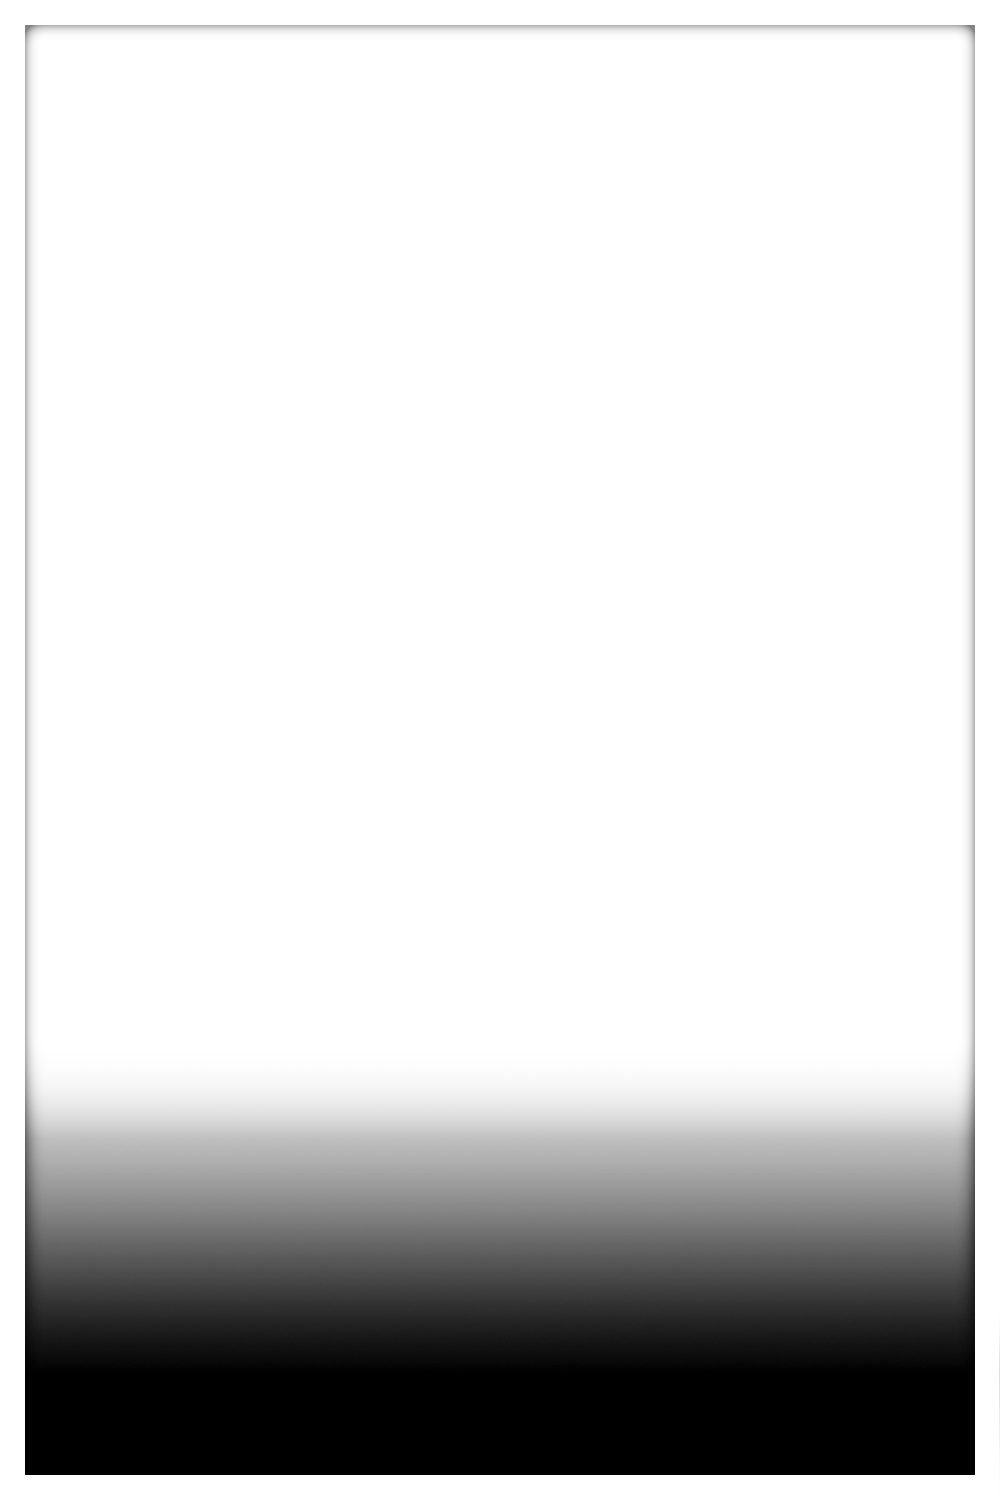
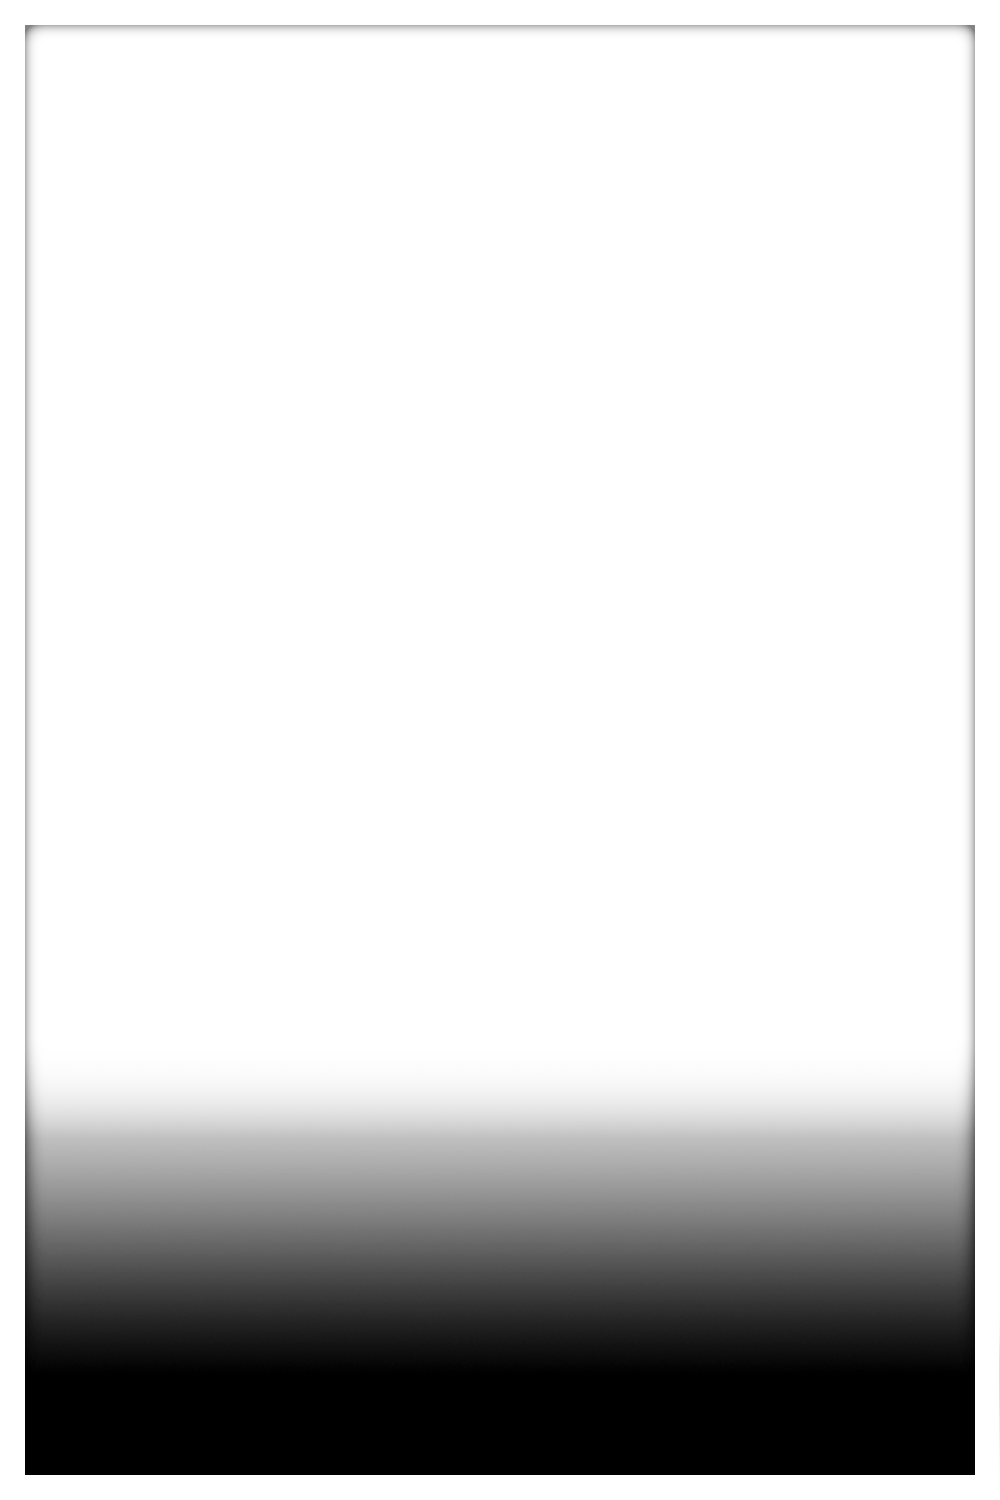
Revision of a layered 1000×1500 image; what changed, layer by layer:
pixels changed over [left=25, top=1203, right=975, bottom=1366] (layer not identified)